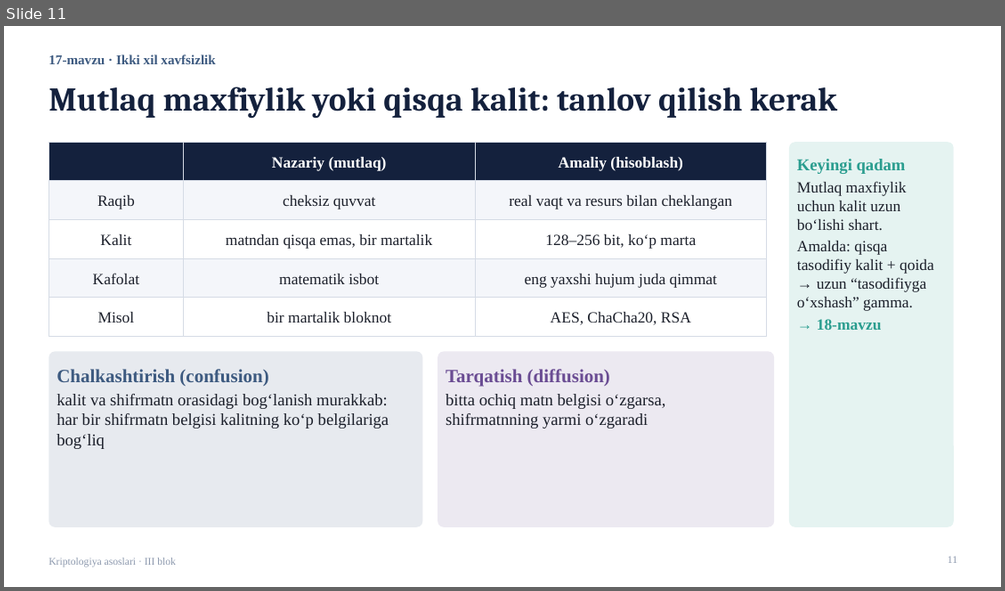
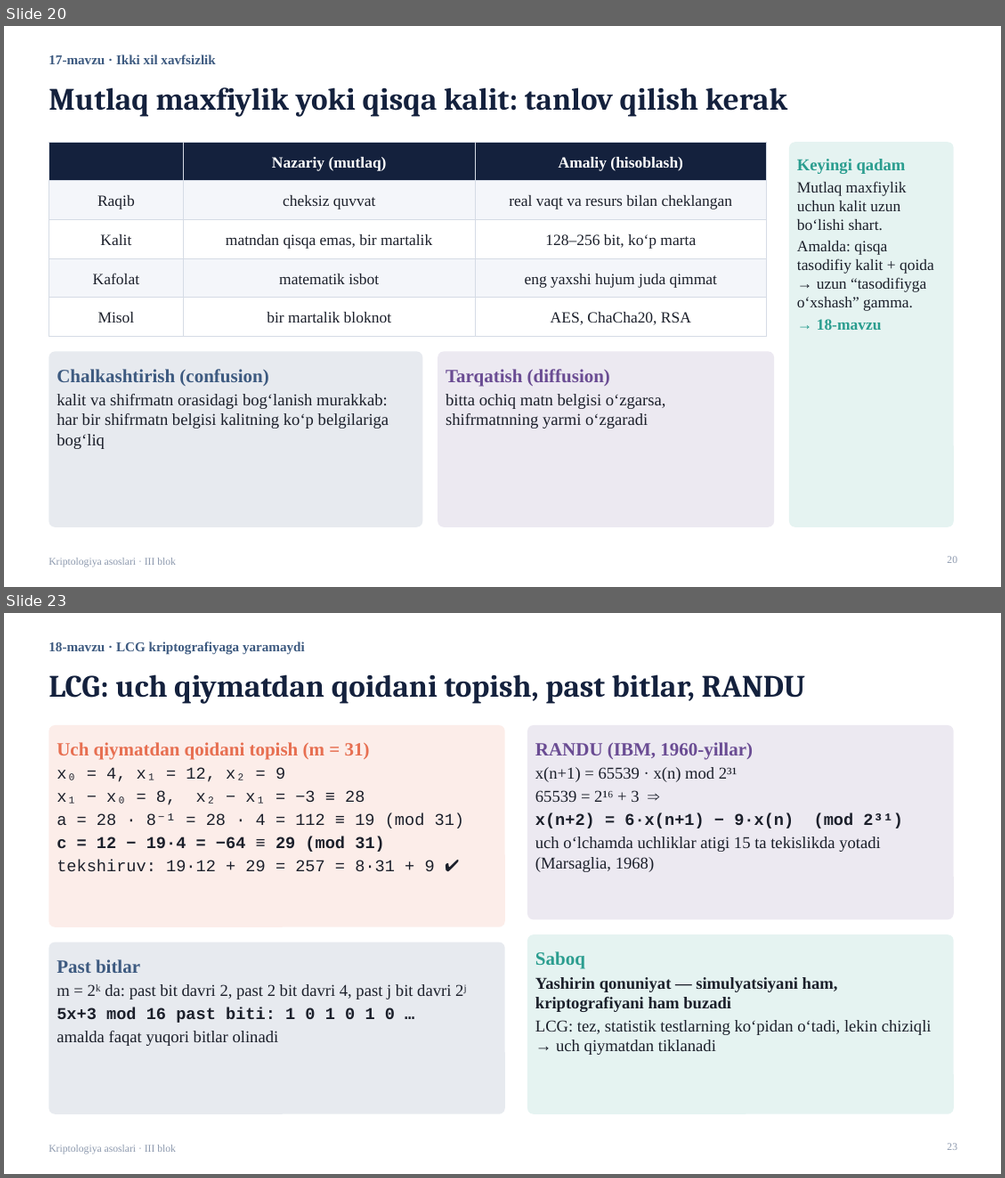
Before and after one commit to qwerty291996/Cryptology_Olympiad, a slide deck: 2026-yil tayyorgarlik/3-blok/Kriptologiya_III_blok_taqdimot.pptx. Shown one above the other, each under a label of ours: slide 11 before the commit, slides 20 and 23 after it; the slides between them are not shown. The pictures are 1005x591 and 1005x1178 pixels, drawn with LibreOffice and Linux fonts; fonts in the diff are those of the drawing. Boxes give left, top, right and bottom in pixels: in the first picture for what was removed or moved away, otherwise in the second. Text is boxed around its words. In the diff, an @@ line names an element or a change of style, - is before the commit and + after.

```diff
--- a/2026-yil tayyorgarlik/3-blok/Kriptologiya_III_blok_taqdimot.pptx
+++ b/2026-yil tayyorgarlik/3-blok/Kriptologiya_III_blok_taqdimot.pptx
@@ slide 23 added at box(4, 613, 1001, 1174), background #FFFFFF; not listed: 1 template element that a slide beside it also shows @@
@@ text added at box(48, 641, 305, 655), 13 pt, text #3D5A80, bold @@
+18-mavzu · LCG kriptografiyaga yaramaydi
@@ title added at box(48, 674, 806, 703), 30 pt, text #14213D, bold @@
+LCG: uch qiymatdan qoidani topish, past bitlar, RANDU
@@ rounded rectangle added at box(48, 725, 505, 927), fill #E76F51 at 12% opacity, 16 pt, text #1B1F2A @@
+Uch qiymatdan qoidani topish (m = 31)
+x₀ = 4, x₁ = 12, x₂ = 9
+x₁ − x₀ = 8, x₂ − x₁ = −3 ≡ 28
+a = 28 · 8⁻¹ = 28 · 4 = 112 ≡ 19 (mod 31)
+c = 12 − 19·4 = −64 ≡ 29 (mod 31)
+tekshiruv: 19·12 + 29 = 257 = 8·31 + 9 ✔
@@ rounded rectangle added at box(527, 725, 954, 919), fill #6A4C93 at 12% opacity, 16 pt, text #1B1F2A @@
+RANDU (IBM, 1960-yillar)
+x(n+1) = 65539 · x(n) mod 2³¹
+65539 = 2¹⁶ + 3 ⇒
+x(n+2) = 6·x(n+1) − 9·x(n) (mod 2³¹)
+uch o‘lchamda uchliklar atigi 15 ta tekislikda yotadi (Marsaglia, 1968)
@@ rounded rectangle added at box(48, 942, 505, 1114), fill #3D5A80 at 12% opacity, 16 pt, text #1B1F2A @@
+Past bitlar
+m = 2ᵏ da: past bit davri 2, past 2 bit davri 4, past j bit davri 2ʲ
+5x+3 mod 16 past biti: 1 0 1 0 1 0 …
+amalda faqat yuqori bitlar olinadi
@@ rounded rectangle added at box(527, 934, 954, 1114), fill #2A9D8F at 12% opacity, 16 pt, text #1B1F2A @@
+Saboq
+Yashirin qonuniyat — simulyatsiyani ham, kriptografiyani ham buzadi
+LCG: tez, statistik testlarning ko‘pidan o‘tadi, lekin chiziqli → uch qiymatdan tiklanadi
@@ page number added at box(947, 1143, 957, 1150), 10 pt, text #8D99AE @@
+23
@@ what was slide 11 is now slide 20 @@
@@ slide 20 changed as well @@
@@ title "Mutlaq maxfiylik yoki qisqa kalit: ..." at box(48, 87, 787, 116): size 32 to 30 pt @@
@@ page number at box(947, 556, 957, 563): text changed @@
-11
+20
```
Also in this commit, not shown: 10 other slides changed, 34 other slides added, 6 slides removed, 6 other files.
